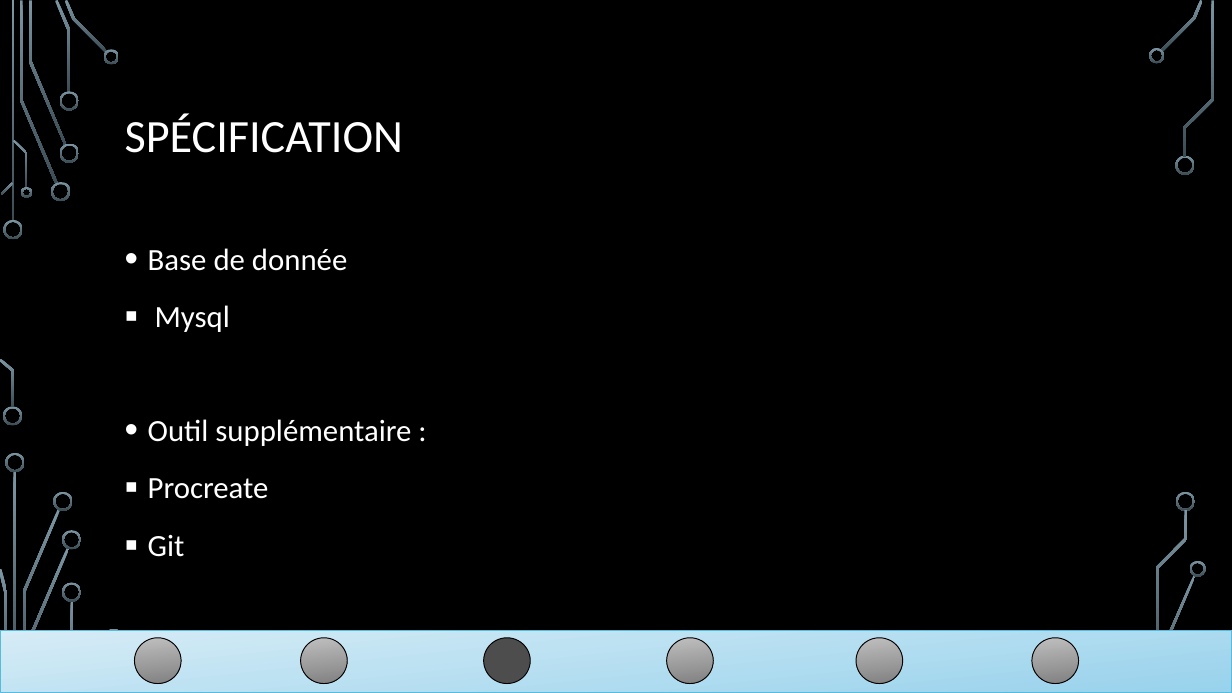
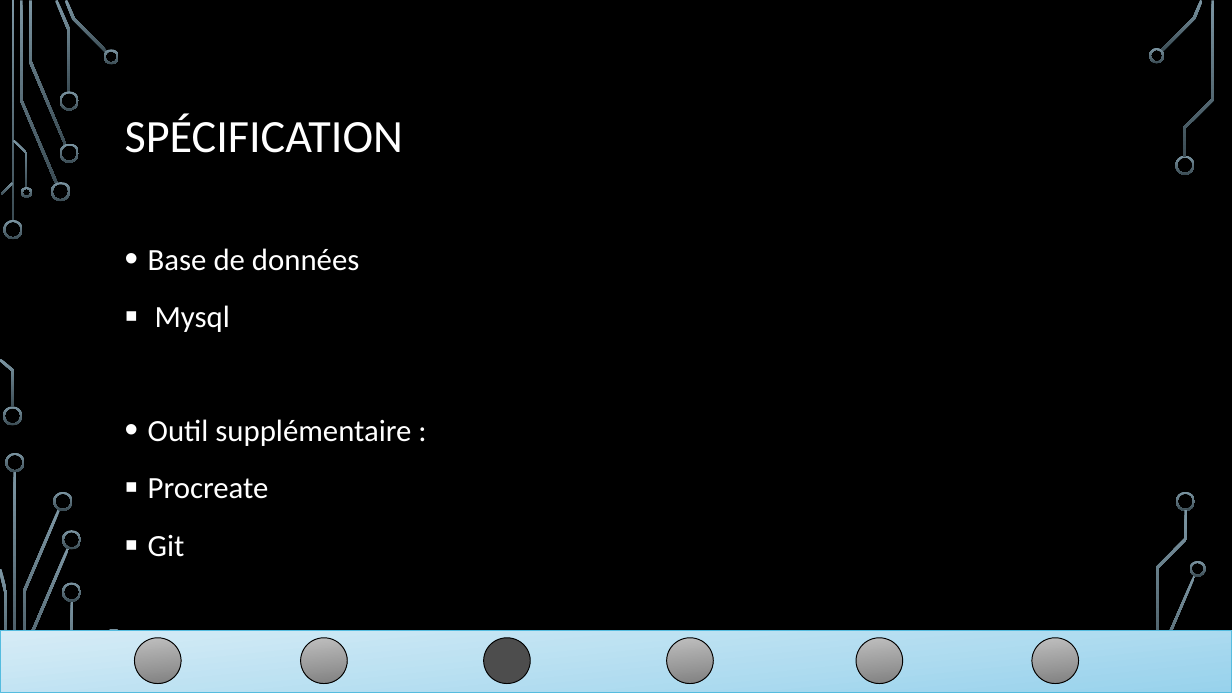
Before and after one commit to linh1902/gameshark, a slide deck: slide 9 of doc/ppt_gameshark.pptx (slide 11 before the commit). Drawn at 1232x693 pixels with LibreOffice and Linux fonts; fonts in the diff are those of the drawing; background and template pictures are left out. Boxes give left, top, right and bottom in pixels: in the first picture for what was removed or moved away, otherwise in the second. Text is boxed around its words. In the diff, an @@ line names an element or a change of style, - is before the commit and + after.

```diff
--- a/doc/ppt_gameshark.pptx
+++ b/doc/ppt_gameshark.pptx
@@ text at (148,248,359,271): text changed @@
-• Base de donnée
+• Base de données
```
Also in this commit, not shown: 11 other slides changed, 2 slides removed, 6 other files.
